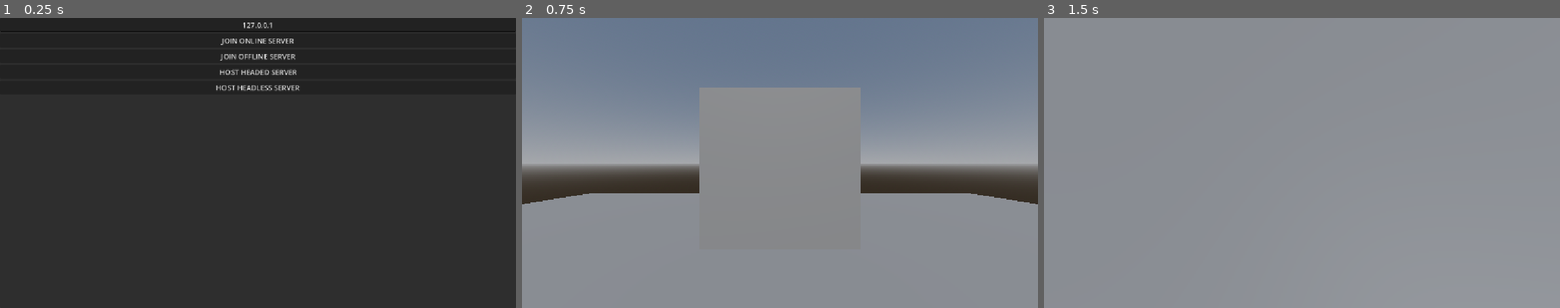
Above: before the commit, frames 1-3 (left to right).
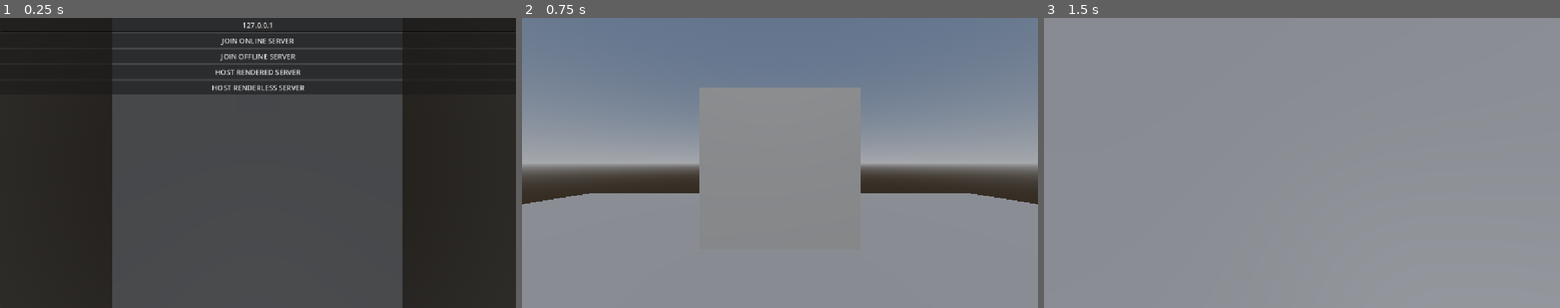
Above: after the commit, the same moments.

Repository: burvy/halcyon
Game: Godot game, scene res://scenes/main.tscn
The game is run twice, just before and just after one commit, with the same random seed, the same clock (stepped at 60 frames per second) and the same inputs.
Inputs (mouse positions are in pixels of both pictures, inside the frame that each line leads up to):
- Up to frame 1 (0.25 s): no input
- Up to frame 2 (0.75 s): click (780, 73) at 0.5 s, where only the run before the commit has a clickable "HOST HEADED SERVER"
- Up to frame 3 (1.5 s): tap Enter at 1.25 s; move the mouse to (1327, 163) at 1.27 s; press the mouse at (1327, 163) at 1.28 s; hold W (north) from 1.28 s (still down)

The runs differ from the first frame. In frame 1, 43% of the frame differs, in the area x 21-78%, y 4-100%; in frame 2, nothing differs; in frame 3, nothing differs.

Commit message:
fix: clean up server stuff

Diff:
--- a/scenes/main.tscn
+++ b/scenes/main.tscn
@@ -10,6 +10,15 @@
 menu = NodePath("UI/MenuContainer")
 players = NodePath("Players")
 player_scene = ExtResource("2_sugp2")
+
+[node name="FallbackCamera" type="Camera3D" parent="." unique_id=1041954000]
+transform = Transform3D(1, 0, 0, 0, -4.371139e-08, 1, 0, -1, -4.371139e-08, 0, 10, 0)
+projection = 1
+current = true
+fov = 100.0
+size = 20.0
+near = 0.001
+far = 50.0
 
 [node name="TestLevel" parent="." unique_id=1039025625 instance=ExtResource("1_o5qli")]
 
@@ -42,15 +51,15 @@
 layout_mode = 2
 text = "JOIN OFFLINE SERVER"
 
-[node name="HostHeaded" type="Button" parent="UI/MenuContainer/Menu" unique_id=611982459]
+[node name="HostRendered" type="Button" parent="UI/MenuContainer/Menu" unique_id=611982459]
 layout_mode = 2
-text = "HOST HEADED SERVER"
+text = "HOST RENDERED SERVER"
 
-[node name="HostHeadless" type="Button" parent="UI/MenuContainer/Menu" unique_id=7272190]
+[node name="HostRenderless" type="Button" parent="UI/MenuContainer/Menu" unique_id=7272190]
 layout_mode = 2
-text = "HOST HEADLESS SERVER"
+text = "HOST RENDERLESS SERVER"
 
 [connection signal="pressed" from="UI/MenuContainer/Menu/JoinOnline" to="." method="_on_join_online_pressed"]
 [connection signal="pressed" from="UI/MenuContainer/Menu/JoinOffline" to="." method="_on_join_offline_pressed"]
-[connection signal="pressed" from="UI/MenuContainer/Menu/HostHeaded" to="." method="_on_host_headed_pressed"]
-[connection signal="pressed" from="UI/MenuContainer/Menu/HostHeadless" to="." method="_on_host_headless_pressed"]
+[connection signal="pressed" from="UI/MenuContainer/Menu/HostRendered" to="." method="_on_host_rendered_pressed"]
+[connection signal="pressed" from="UI/MenuContainer/Menu/HostRenderless" to="." method="_on_host_renderless_pressed"]
--- a/scripts/main.gd
+++ b/scripts/main.gd
@@ -18,12 +18,13 @@
 	join_game_offline(input_address.text)
 	menu.hide()
 
-func _on_host_headed_pressed() -> void:
+func _on_host_rendered_pressed() -> void:
 	host_game_headed()
 	menu.hide()
 
-func _on_host_headless_pressed() -> void:
-	host_game_headless()
+func _on_host_renderless_pressed() -> void:
+	host_game_renderless()
+	get_viewport().scaling_3d_scale = 0.05
 	menu.hide()
 
 func _ready() -> void:
@@ -55,10 +56,10 @@
 	multiplayer.multiplayer_peer = peer
 	_spawn_player(multiplayer.get_unique_id())
 
-## host the game but headless for websocket
-func host_game_headless() -> void:
-	var peer: ENetMultiplayerPeer = ENetMultiplayerPeer.new()
-	peer.create_server(WS_PORT, MAX_PLAYERS)
+## host the game but renderless for websocket and performance
+func host_game_renderless() -> void:
+	var peer: WebSocketMultiplayerPeer = WebSocketMultiplayerPeer.new()
+	peer.create_server(WS_PORT)
 	multiplayer.multiplayer_peer = peer
 
 
